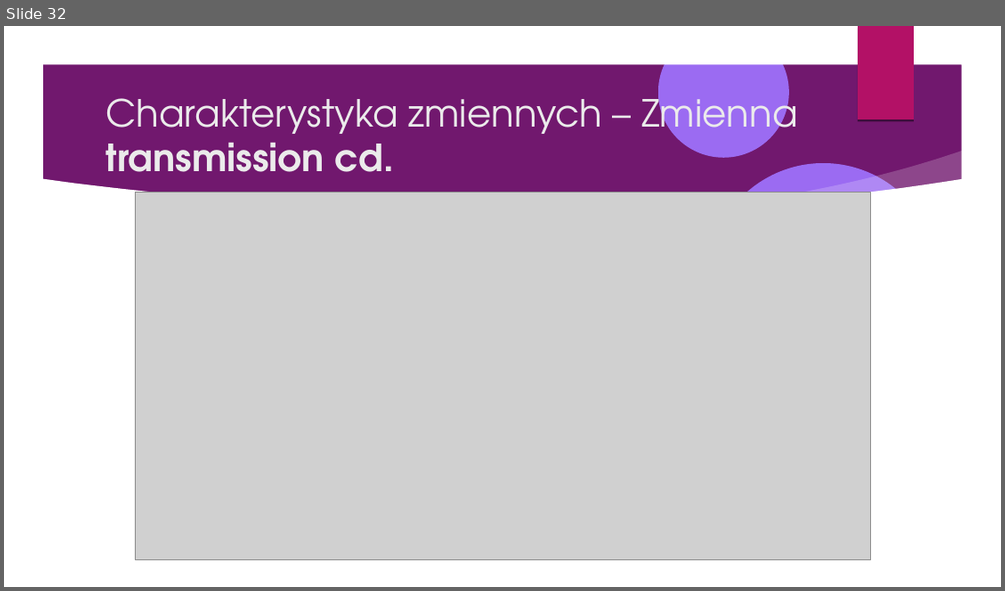
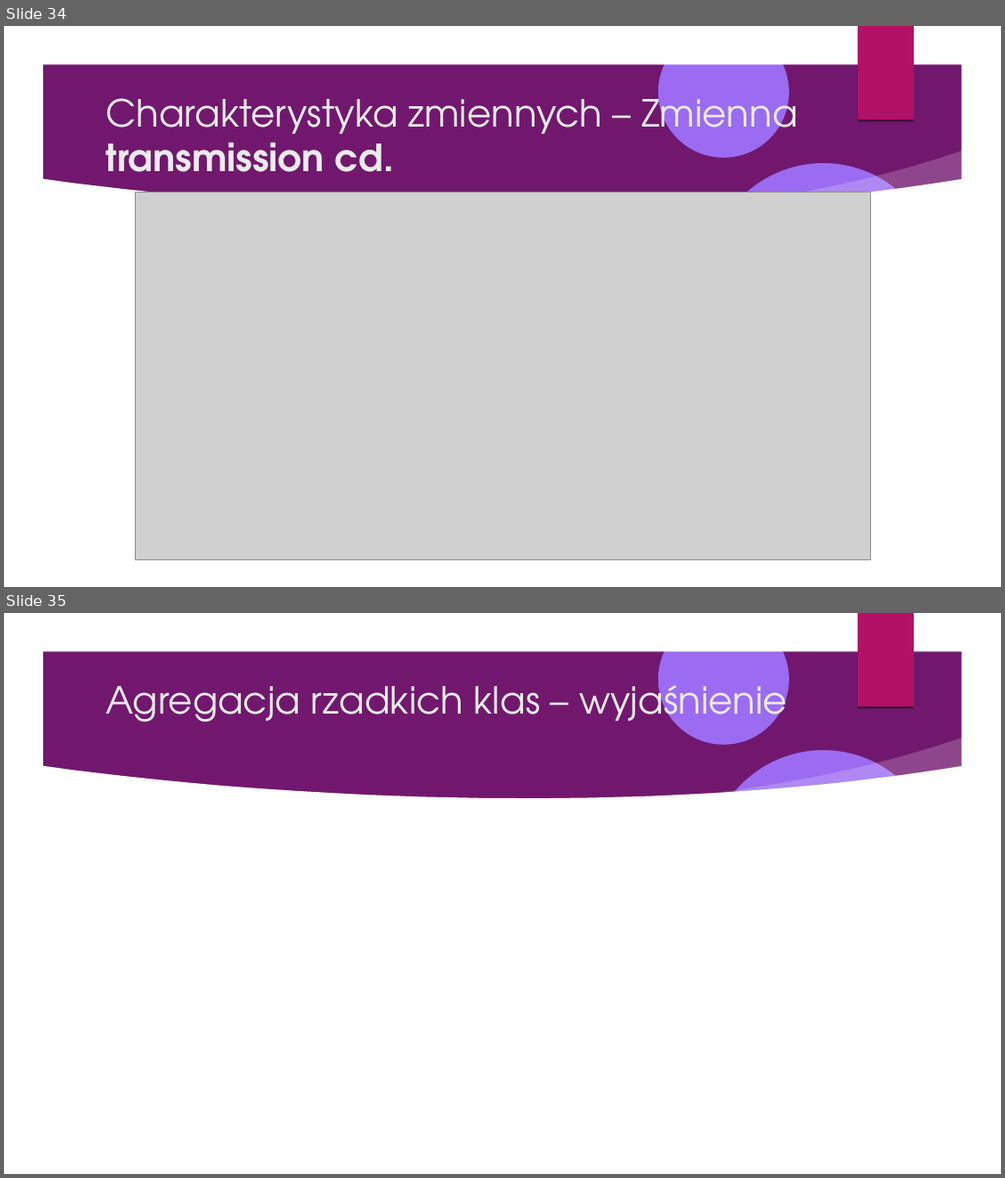
Before and after one commit to Pawel-Tomasz-Nowak/Scientific-collaboration, a slide deck: EmissionAnalysis/Prezentacja projektu.odp. Shown one above the other, each under a label of ours: slide 32 before the commit, slides 34 and 35 after it. The pictures are 1005x591 and 1005x1178 pixels, drawn with LibreOffice and Linux fonts; fonts in the diff are those of the drawing; grey boxes stand for pictures; background and template pictures are left out. Boxes give left, top, right and bottom in pixels: in the first picture for what was removed or moved away, otherwise in the second. Text is boxed around its words. In the diff, an @@ line names an element or a change of style, - is before the commit and + after.

```diff
--- a/EmissionAnalysis/Prezentacja projektu.odp
+++ b/EmissionAnalysis/Prezentacja projektu.odp
@@ slide 35 added at bbox=[4, 613, 1001, 1174], background picture (left out); not listed: 9 template elements that a slide beside it also shows @@
@@ title added at bbox=[105, 675, 788, 731], 36 pt, text #EBEBEB @@
+Agregacja rzadkich klas – wyjaśnienie
@@ what was slide 32 is now slide 34 @@
```
Also in this commit, not shown: 7 other slides added, 5 slides removed, 3 other files.
